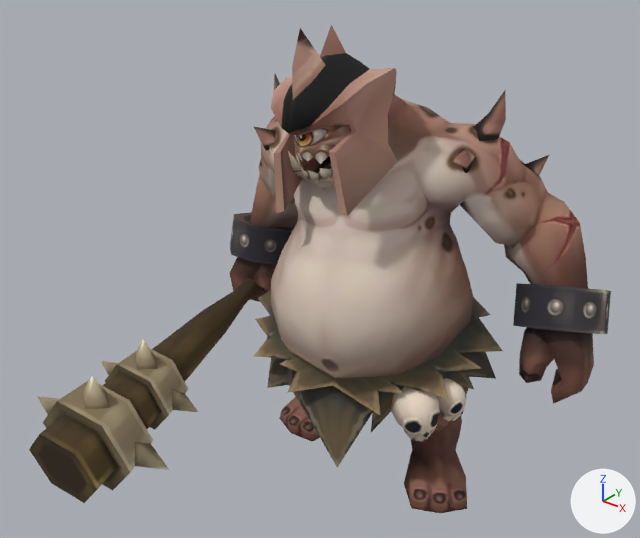
The OBJ model Resource/Boss02/Animation/Idle/Idle (24).obj: old version first, new version second.
Before and after are seen from a camera (50 mm lens) standing at (259.0, -379.0, 351.0) and looking at (-12.0, -40.0, 140.0). The axes (+X, +Y, +Z) are drawn at lower right. The lights are the same throughout. Where no turn or scale is listed for an object, it has been applied to the vertices. Vertices at the same position are counted once.

Script lines for the objects in view, before the commit:
```python
me_cyclops01_w = bpy.data.meshes.new('Cyclops01_W')
me_cyclops01_w.from_pydata(...)  # 124 vertices, 156 faces; spans x -140.0..-46.0, y -171.0..71.0, z 3.0..97.0
me_cyclops01_w.materials.append(mat_material__26)  # picture img_texture_w_png
me_cyclops03 = bpy.data.meshes.new('Cyclops03')
me_cyclops03.from_pydata(...)  # 738 vertices, 1324 faces; spans x -142.0..119.0, y -68.0..83.0, z -1.0..267.0
me_cyclops03.materials.append(mat_material__25)  # picture img_texture_png
ob_cyclops01_w = bpy.data.objects.new('Cyclops01_W', me_cyclops01_w)
ob_cyclops01_w.location = (0.0, 0.0, 0.0)
ob_cyclops03 = bpy.data.objects.new('Cyclops03', me_cyclops03)
ob_cyclops03.location = (0.0, 0.0, 0.0)
```
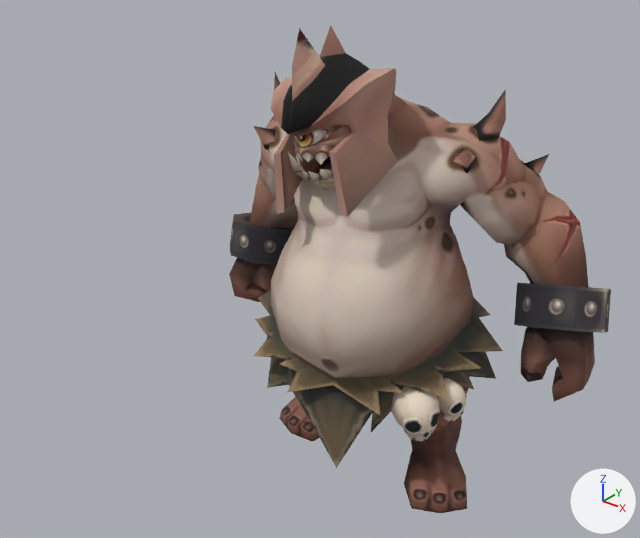
Changed parts and their boxes (x1, y1, x2, y2) in the pictures (640 x 538 px; the box of a moved part takes in the faces that stretch with it):
'Cyclops03', reshaped: before (229, 25, 611, 513); after (229, 26, 611, 513)
'Cyclops01_W', deleted (brown): before (29, 277, 260, 503)
part 1 of me_cyclops03, moved or reshaped: before (513, 283, 611, 334); after (514, 283, 611, 333)
part 2 of me_cyclops03, moved or reshaped: before (524, 155, 549, 175); after (524, 154, 549, 174)
part 3 of me_cyclops03, rebuilt: before (519, 327, 594, 404); after (521, 327, 595, 401)
part 4 of me_cyclops03, moved or reshaped: before (453, 142, 588, 288); after (453, 142, 589, 287)

What changed in the scene script:
```text
Change me_cyclops03:
    used by ob_cyclops03; location = (0.0, 0.0, 0.0)
    remove me_cyclops03.from_pydata(...)  # 738 vertices, 1324 faces; spans x -142.0..119.0, y -68.0..83.0, z -1.0..267.0
    add me_cyclops03.from_pydata(...)  # 738 vertices, 1324 faces; spans x -142.0..119.0, y -68.0..84.0, z -1.0..267.0
    me_cyclops03 part 1: the loose piece of 16 vertices spanning x 63.0..119.0, y 20.0..77.0, z 91.0..136.0 is moved by (0.0, 2.0, 0.0)
    me_cyclops03 part 2: the loose piece of 5 vertices spanning x 53.0..66.0, y 52.0..65.0, z 178.0..194.0 is moved by (0.0, 1.0, 0.0)
    me_cyclops03 part 3: the loose piece of 29 vertices spanning x 78.0..118.0, y 14.0..65.0, z 65.0..114.0 is rebuilt with 29 vertices and now spans x 77.0..117.0, y 16.0..67.0, z 65.0..114.0
    me_cyclops03 part 4
    2 vertices are removed from x 35.0..47.0, y 9.0..17.0, z 196.0..200.0
    4 faces are deleted
    11 vertices in x 49.0..97.0, y 27.0..78.0, z 126.0..177.0 move by (0.0, 1.0, 0.0)
    8 vertices in x 38.0..90.0, y 43.0..83.0, z 119.0..191.0 move by (-1.0, 1.0, 0.0)
    13 vertices move from x 51.0..104.0, y 27.0..79.0, z 112.0..186.0 to x 51.0..103.0, y 27.0..79.0, z 113.0..186.0
    2 vertices are added at (35.0, 10.0, 196.0), (47.0, 18.0, 200.0)
    4 new faces join them
Remove ob_cyclops01_w:
    ob_cyclops01_w = bpy.data.objects.new('Cyclops01_W', me_cyclops01_w)
    ob_cyclops01_w.location = (0.0, 0.0, 0.0)
```
